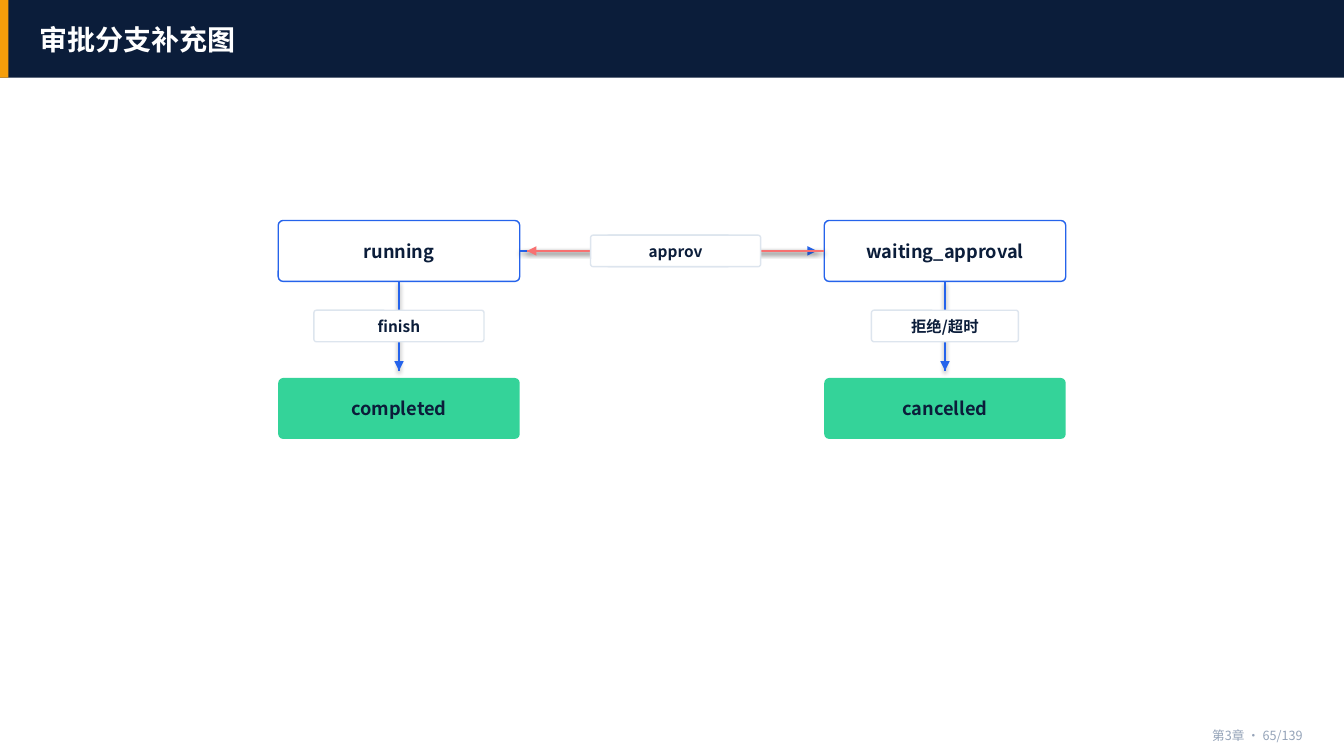
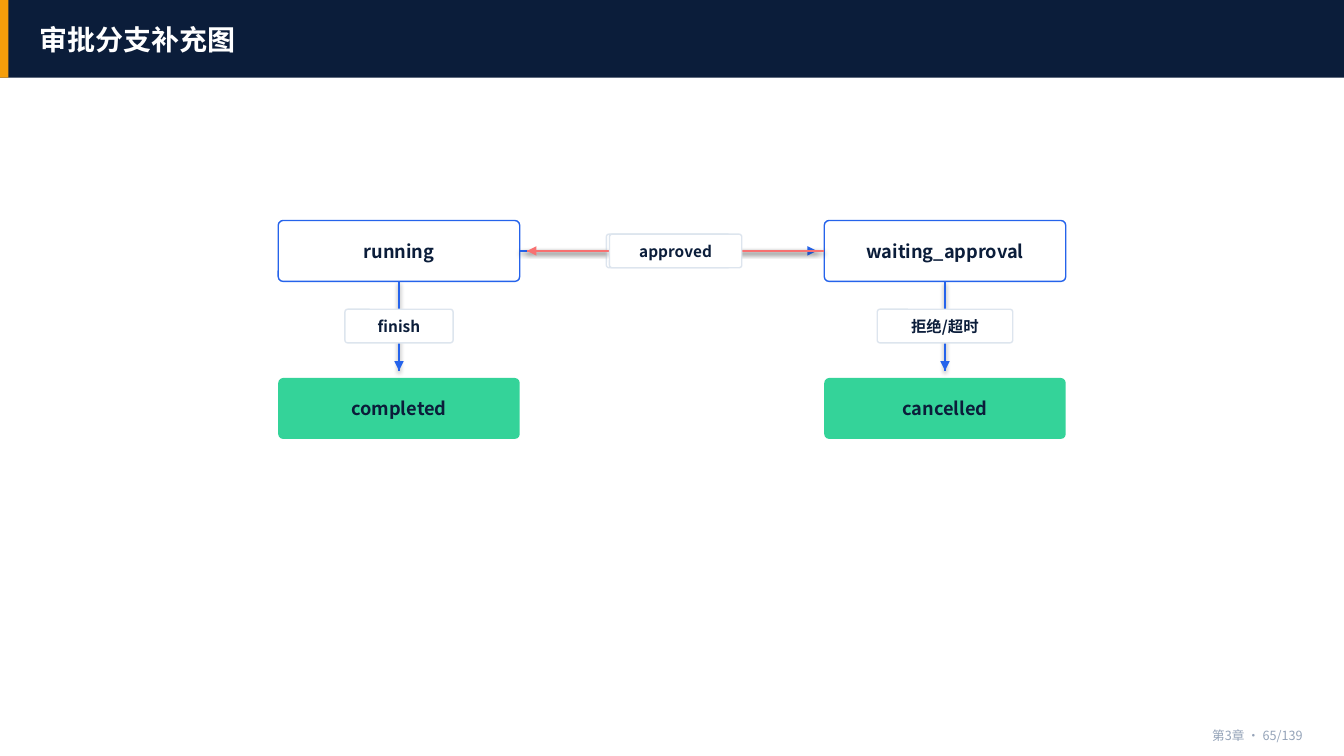
Before and after one commit to tianqiongenze/ai-agent-bootcamp-course, a slide deck: slide 65 of 03-课件PPT/第3章-Agent Loop.pptx. Drawn at 1344x756 pixels with LibreOffice and Linux fonts; fonts in the diff are those of the drawing. Boxes give left, top, right and bottom in pixels: in the first picture for what was removed or moved away, otherwise in the second. Text is boxed around its words. In the diff, an @@ line names an element or a change of style, - is before the commit and + after.

```diff
--- a/03-课件PPT/第3章-Agent Loop.pptx
+++ b/03-课件PPT/第3章-Agent Loop.pptx
@@ rounded rectangle resized from (x1=591, y1=235, x2=761, y2=266) to (x1=610, y1=234, x2=742, y2=267) @@
@@ text at (x1=639, y1=244, x2=712, y2=261): text changed @@
-approv
+approved
@@ rounded rectangle resized from (x1=314, y1=311, x2=484, y2=342) to (x1=345, y1=310, x2=453, y2=343) @@
@@ rounded rectangle resized from (x1=872, y1=311, x2=1019, y2=342) to (x1=877, y1=310, x2=1012, y2=343) @@
```
Also in this commit, not shown: 5 other slides changed, 37 other files.
